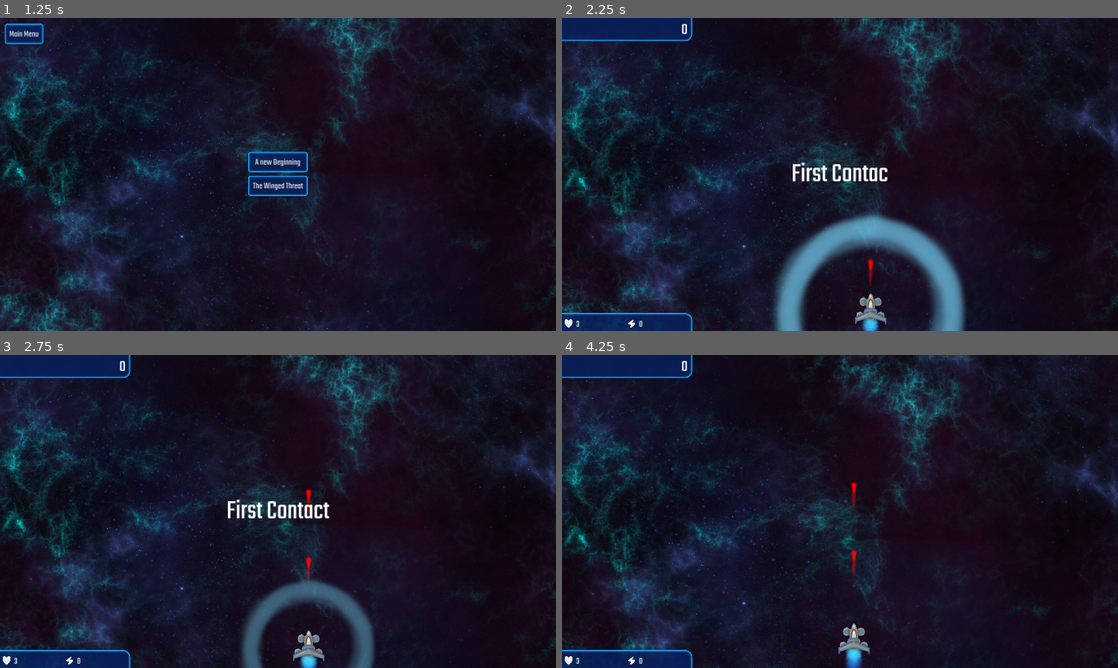
Above: before the commit, frames 1-4 (two rows, left to right).
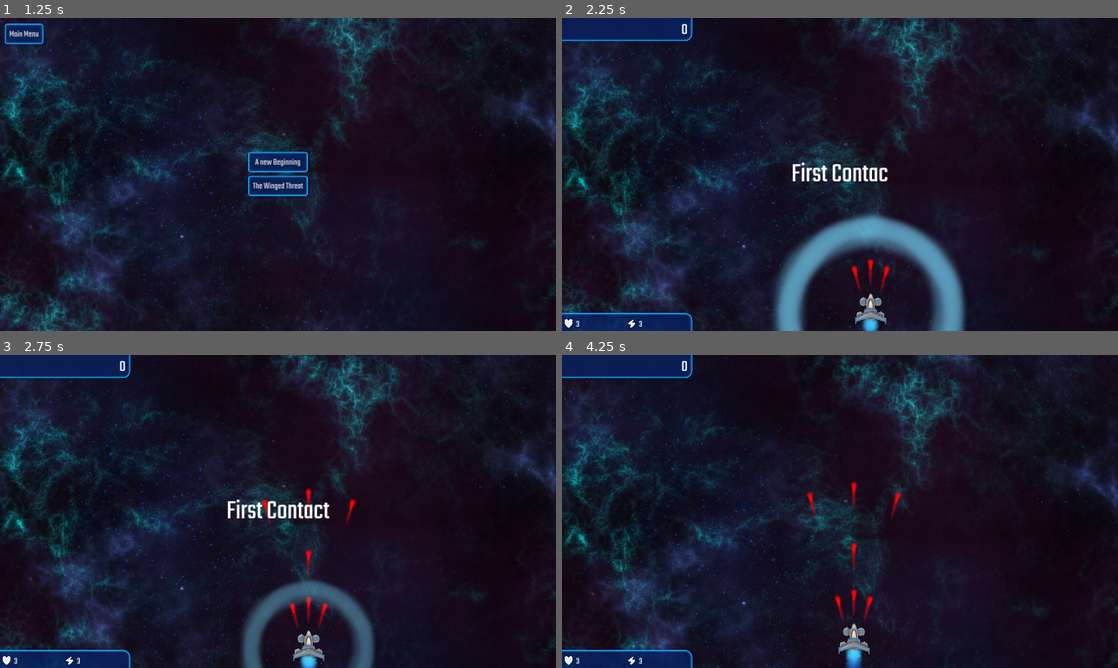
Above: after the commit, the same moments.

Repository: veprogames/numbercluck
Game: Godot game, scene res://src/main_menu/main_menu.tscn
Two runs of this game, one before a commit and one after it. Both use one fixed random seed, a clock stepped at 60 frames per second and the inputs below.
Inputs (mouse positions are in pixels of both pictures, inside the frame that each line leads up to):
- Up to frame 1 (1.25 s): click "Missions" at 0.5 s
- Up to frame 2 (2.25 s): click "A new Beginning" at 1.25 s; move the mouse to (867, 174) at 2.02 s; press the mouse at (867, 174) at 2.03 s
- Up to frame 3 (2.75 s): no input
- Up to frame 4 (4.25 s): move the mouse to (812, 511) at 2.77 s; release the mouse at (812, 511) at 2.78 s; click (812, 511) at 2.85 s; move the mouse to (851, 505) at 3.52 s; press the mouse at (851, 505) at 3.53 s

Frame 1 is identical in both runs. In frame 2, 0.1% of the frame differs, in the area x 13-60%, y 78-99%; in frame 3, 0.4%; in frame 4, 0.4%, in the area x 13-62%, y 43-99%.

Commit message:
make bullet syncing slightly better

Diff:
--- a/src/player/player_state.gd
+++ b/src/player/player_state.gd
@@ -39,6 +39,7 @@
 func _ready() -> void:
 	player = respawn_player()
 	firepower = min_firepower
+	firepower = 3
 	Events.mission_completed.connect(func() -> void:
 		mission_completed = true
 	)
--- a/src/weapon/bullet_pod.gd
+++ b/src/weapon/bullet_pod.gd
@@ -13,8 +13,6 @@
 
 
 func _ready() -> void:
-	next_shot += int(interval * 1000000.0)
-
 	if get_child_count() > 0:
 		audio_player = get_children()[0] as AudioStreamPlayer2D
 
@@ -25,7 +23,9 @@
 
 
 func shoot() -> void:
-	next_shot += int(interval * 1000000.0)
+	# not optimal
+	var overshot_us: int = mini(16000, Time.get_ticks_usec() - next_shot)
+	next_shot = Time.get_ticks_usec() - overshot_us + int(interval * 1000000.0)
 	var bullet_: Bullet = create_bullet()
 	if is_instance_valid(audio_player):
 		audio_player.stream = bullet_.sound
--- a/src/weapon/bullet_pod_enemy.gd
+++ b/src/weapon/bullet_pod_enemy.gd
@@ -1,5 +1,10 @@
 class_name BulletPodEnemy
 extends BulletPod
+
+
+func _ready() -> void:
+	super._ready()
+	next_shot += int(interval * 1000000.0)
 
 
 func _physics_process(delta: float) -> void:
--- a/src/weapon/bullet_pod_player.gd
+++ b/src/weapon/bullet_pod_player.gd
@@ -16,8 +16,5 @@
 func _physics_process(delta: float) -> void:
 	super._physics_process(delta)
 
-	if can_shoot():
-		if Time.get_ticks_usec() > next_shot + int(interval * 1000000.0):
-			next_shot += int(interval * 1000000.0)
-		if Input.is_action_pressed(&"player_shoot"):
-			super.shoot()
+	if can_shoot() and Input.is_action_pressed(&"player_shoot"):
+		super.shoot()
